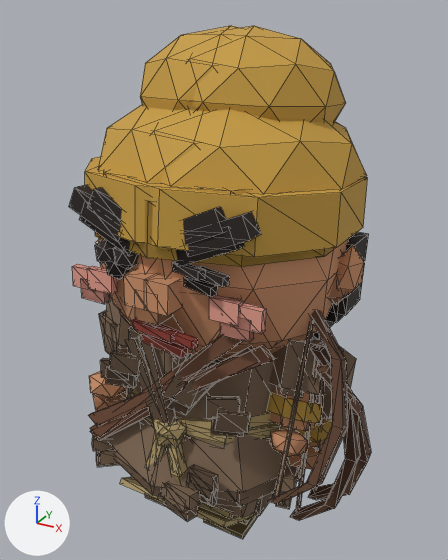
Before and after pictures for a commit that changed the glTF model godot3d/assets/models/yt_archer_poses.glb.
The view is the same before and after, from a 50 mm lens placed at (0.943, -1.63, 1.715), pointed at (-0.025, 0.13, 0.835). The axes (+X, +Y, +Z) are drawn at lower left. The lights are the same throughout. The picture after the commit comes second. Mesh edges are drawn as thin lines. Vertices at exactly the same position are counted once.

Objects in the first picture: 'pose_0', 'pose_1', 'pose_3'.
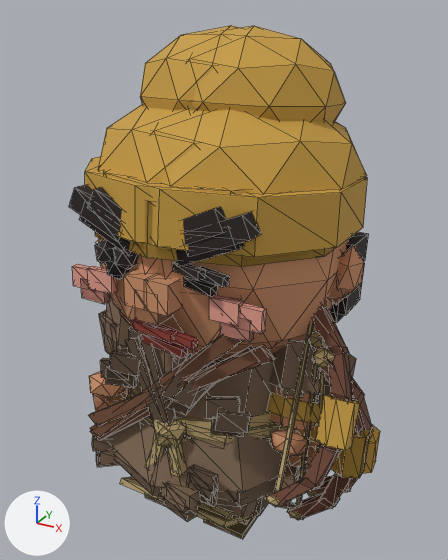
What differs and where, as boxes (x1, y1, x2, y2) in the pictures (448 x 560 px; the box of a moved part takes in the faces that stretch with it):
'pose_3', reshaped
    before: (87, 26, 371, 514)
    after: (87, 26, 380, 514)
'pose_1', reshaped
    before: (69, 26, 348, 528)
    after: (69, 26, 360, 528)
'pose_0', reshaped
    before: (79, 106, 360, 539)
    after: (79, 106, 370, 539)
part 1 of me_cube_041, added
    after: (288, 503, 304, 520)
part 2 of me_cube_041, added
    after: (309, 331, 323, 348)
part 3 of me_cube_041, added (orange)
    after: (331, 429, 370, 478)
part 4 of me_cube_041, moved or reshaped
    before: (290, 344, 360, 520)
    after: (287, 336, 363, 520)
part 5 of me_cube_041, recoloured
    before: (296, 344, 321, 510)
    after: (296, 363, 318, 506)
part 6 of me_cube_042, added
    after: (266, 492, 287, 507)
part 7 of me_cube_042, reshaped
    before: (267, 310, 348, 504)
    after: (265, 305, 360, 507)
part 8 of me_cube_042, recoloured
    both: (276, 321, 313, 492)
part 9 of me_cube_044, added
    after: (313, 347, 334, 367)
part 10 of me_cube_044, added (orange)
    after: (363, 425, 380, 473)
part 11 of me_cube_044, moved or reshaped
    before: (308, 364, 371, 500)
    after: (310, 355, 373, 494)
part 12 of me_cube_044, recoloured
    before: (313, 376, 324, 489)
    after: (315, 371, 324, 451)

What changed in the scene script:
```text
Change me_cube_041:
    remove me_cube_041.from_pydata(...)  # 746 vertices, 1228 faces; spans x -0.76..0.57, y -0.4..0.59, z 0.0..1.63
    add me_cube_041.from_pydata(...)  # 802 vertices, 1312 faces; spans x -0.76..0.59, y -0.4..0.59, z 0.0..1.63
    me_cube_041 part 1: the loose piece of 12 vertices spanning x -0.03..0.07, y -0.35..-0.26, z 0.44..0.51 is copied, and the copy is scaled about its middle by (0.7, 0.698, 0.567), then moved by (0.38, 0.16, -0.27); it spans x 0.37..0.43, y -0.17..-0.11, z 0.18..0.22
    me_cube_041 part 2: the loose piece of 12 vertices spanning x 0.36..0.44, y 0.02..0.16, z 0.86..1.03 is copied, and the copy is scaled about its middle by (0.808, 0.482, 0.366), then moved by (0.0, -0.13, -0.15), in mat_rope (brown #b19b6a); it spans x 0.37..0.43, y -0.08..-0.01, z 0.76..0.83
    me_cube_041 part 3: the loose piece of 12 vertices spanning x 0.28..0.43, y -0.07..0.11, z 0.38..0.55 is copied, and the copy is scaled about its middle by (0.664, 0.673, 0.897), then moved by (0.18, -0.11, 0.01), in mat_mustard (orange #c59b40); it spans x 0.49..0.59, y -0.16..-0.03, z 0.4..0.55
    me_cube_041 part 4: 4 vertices moved from x 0.39..0.4, y -0.05..-0.04, z 0.78 to x 0.39..0.41, y -0.05..-0.04, z 0.79..0.8; 20 vertices removed from x 0.39..0.57, y -0.18..-0.05, z 0.2..0.78; 40 vertices added at x 0.37..0.57, y -0.17..-0.02, z 0.18..0.82
    me_cube_041 part 5: 12 faces spanning x 0.39..0.41, y -0.15..-0.04, z 0.2..0.8 switch from mat_ltbrown (brown #8b6e57) to mat_rope (brown #b19b6a)
    add me_cube_041.materials.append(mat_bow)  # brown #6a4231
Change me_cube_042:
    remove me_cube_042.from_pydata(...)  # 746 vertices, 1228 faces; spans x -0.79..0.54, y -0.4..0.59, z 0.0..1.66
    add me_cube_042.from_pydata(...)  # 802 vertices, 1312 faces; spans x -0.79..0.56, y -0.4..0.59, z 0.0..1.66
    me_cube_042 part 6: the loose piece of 12 vertices spanning x 0.29..0.41, y -0.19..-0.06, z 0.4..0.5 is copied, and the copy is scaled about its middle by (0.538, 0.527, 0.473), then moved by (0.03, -0.15, -0.1), in mat_rope (brown #b19b6a); it spans x 0.35..0.41, y -0.31..-0.24, z 0.33..0.38
    me_cube_042 part 7: 2 vertices moved from x 0.36..0.37, y -0.01, z 0.87 to x 0.36..0.37, y 0.0, z 0.89; 22 vertices removed from x 0.35..0.54, y -0.31..0.0, z 0.35..0.89; 54 vertices added at x 0.33..0.56, y -0.3..0.03, z 0.33..0.92
    me_cube_042 part 8: 3 faces spanning x 0.36..0.39, y -0.28..0.0, z 0.35..0.89 switch from mat_ltbrown (brown #8b6e57) to mat_rope (brown #b19b6a)
    other edits to the shape of me_cube_042 do not show in these pictures
    add me_cube_042.materials.append(mat_bow)  # brown #6a4231
Change me_cube_044:
    remove me_cube_044.from_pydata(...)  # 746 vertices, 1228 faces; spans x -0.72..0.59, y -0.4..0.59, z 0.0..1.66
    add me_cube_044.from_pydata(...)  # 802 vertices, 1312 faces; spans x -0.72..0.61, y -0.4..0.59, z 0.0..1.66
    me_cube_044 part 9: the loose piece of 12 vertices spanning x 0.39..0.47, y 0.03..0.16, z 0.89..1.06 is copied, and the copy is scaled about its middle by (0.807, 0.47, 0.356), then moved by (0.0, -0.18, -0.21), in mat_rope (brown #b19b6a); it spans x 0.4..0.47, y -0.12..-0.05, z 0.73..0.8
    me_cube_044 part 10: the loose piece of 12 vertices spanning x 0.3..0.45, y -0.03..0.16, z 0.39..0.56 is copied, and the copy is scaled about its middle by (0.665, 0.675, 0.896), then moved by (0.19, -0.09, -0.03), in mat_mustard (orange #c59b40); it spans x 0.5..0.61, y -0.09..0.04, z 0.36..0.51
    me_cube_044 part 11: 3 vertices moved from x 0.39..0.44, y -0.09..0.02, z 0.17..0.75 to x 0.39..0.44, y -0.09..0.02, z 0.17..0.76; 22 vertices removed from x 0.39..0.59, y -0.13..0.02, z 0.16..0.75; 42 vertices added at x 0.37..0.59, y -0.11..0.04, z 0.15..0.79
    me_cube_044 part 12: 3 faces spanning x 0.4..0.44, y -0.09..0.02, z 0.17..0.76 switch from mat_ltbrown (brown #8b6e57) to mat_rope (brown #b19b6a)
    other edits to the shape of me_cube_044 do not show in these pictures
    add me_cube_044.materials.append(mat_bow)  # brown #6a4231
```
